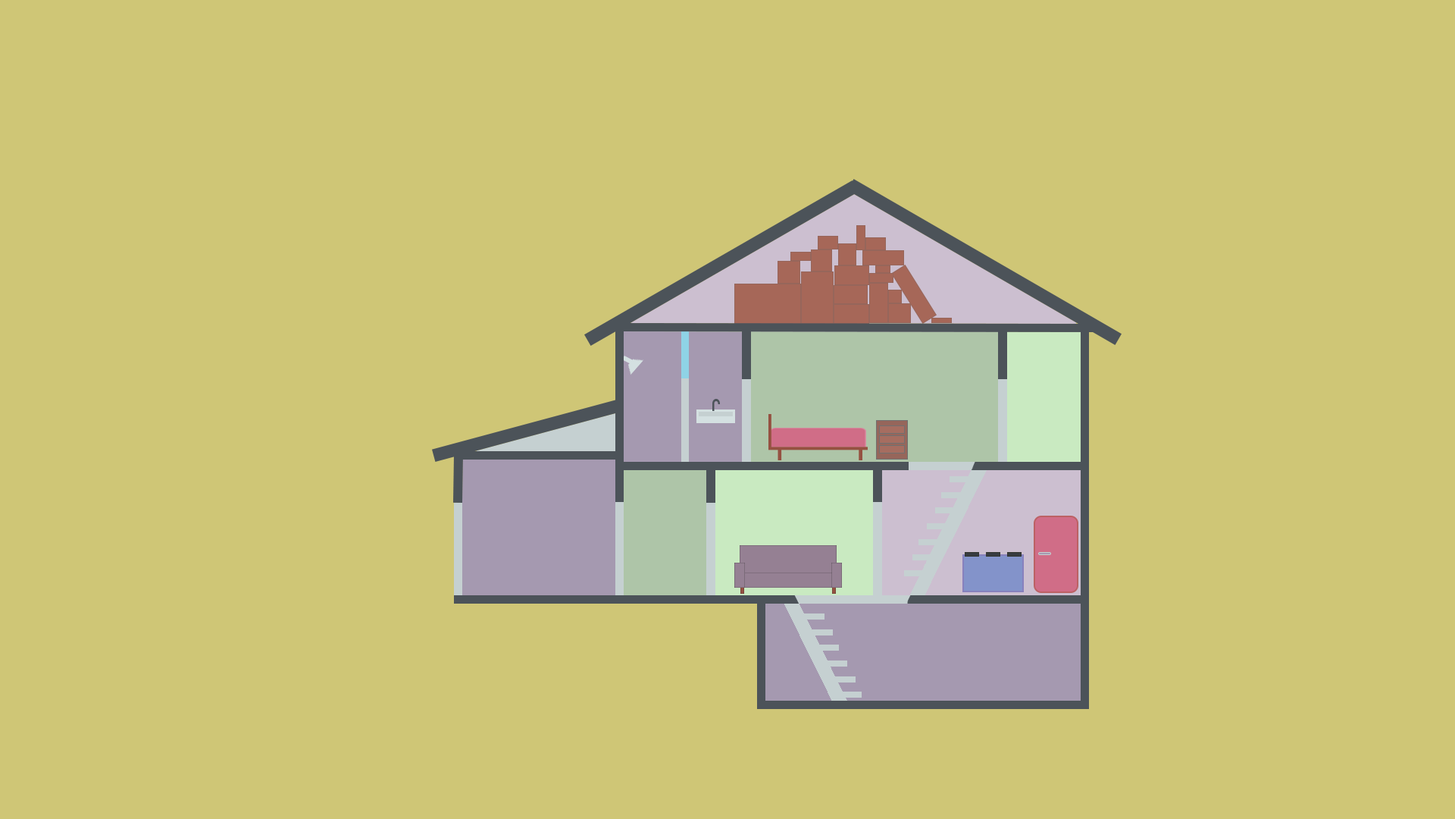
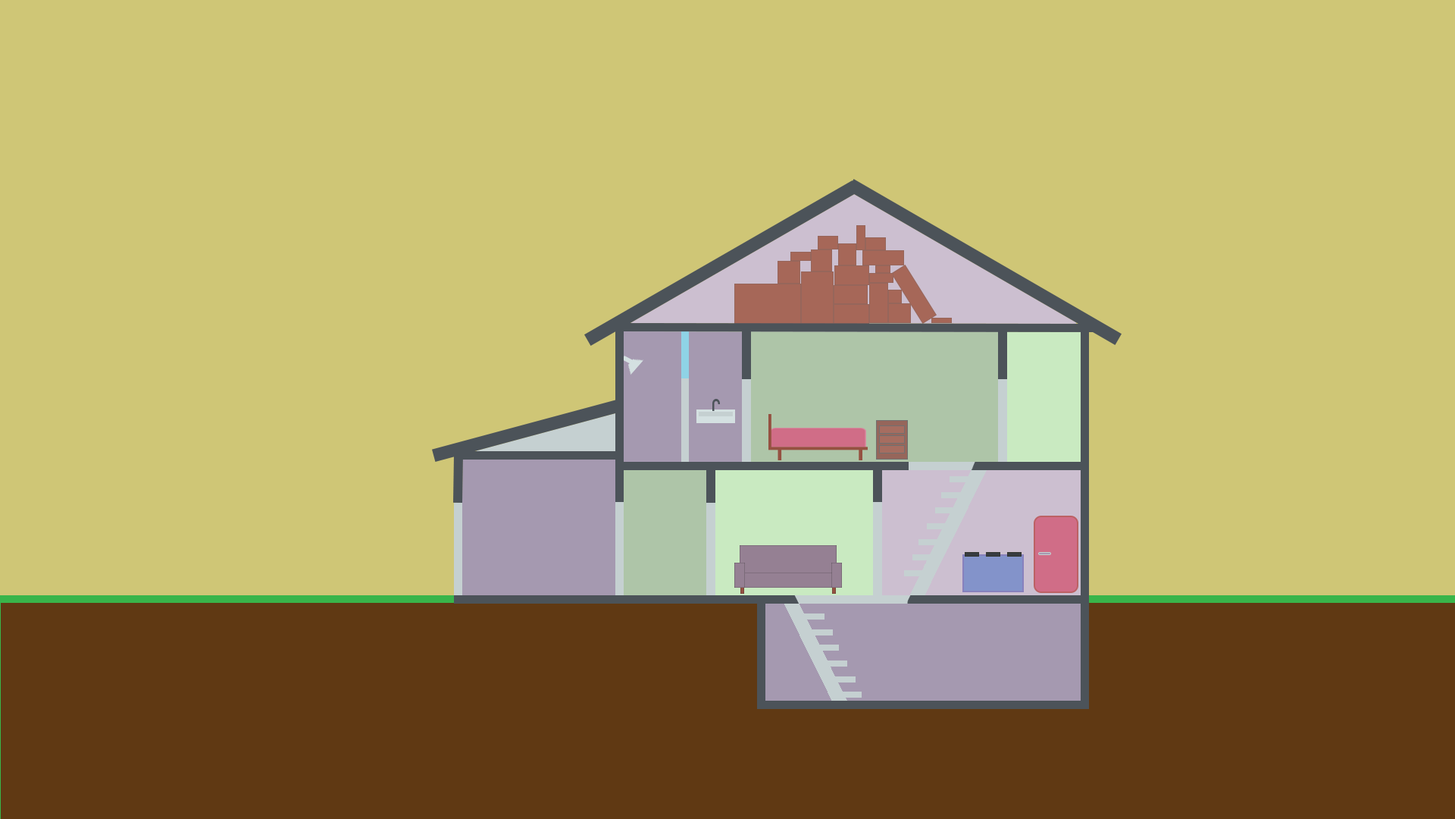
Before/after of a 1455x819 layered artwork. What changed in the layer stack:
added layer "Rectangle 29" above "Original" over [0, 595, 1455, 819]
